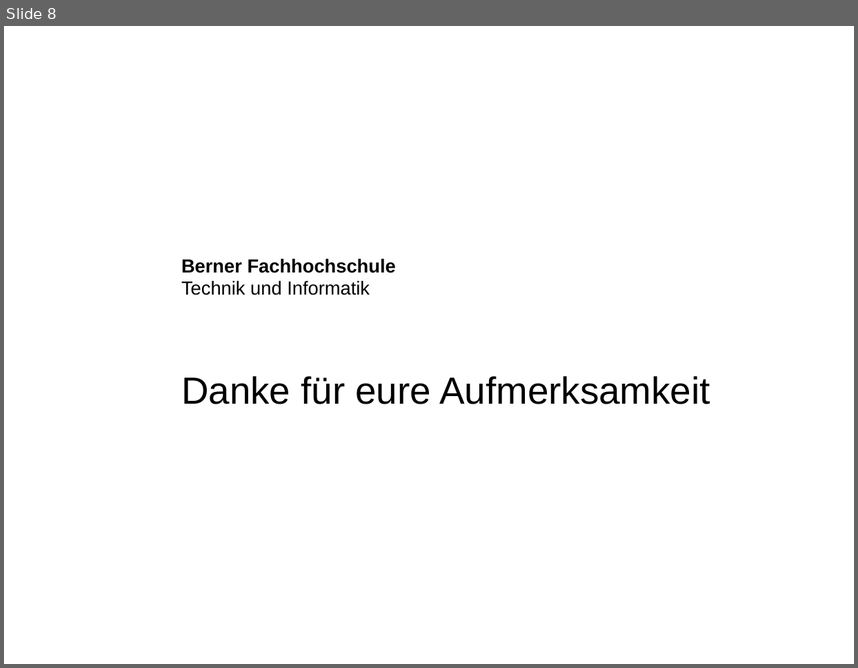
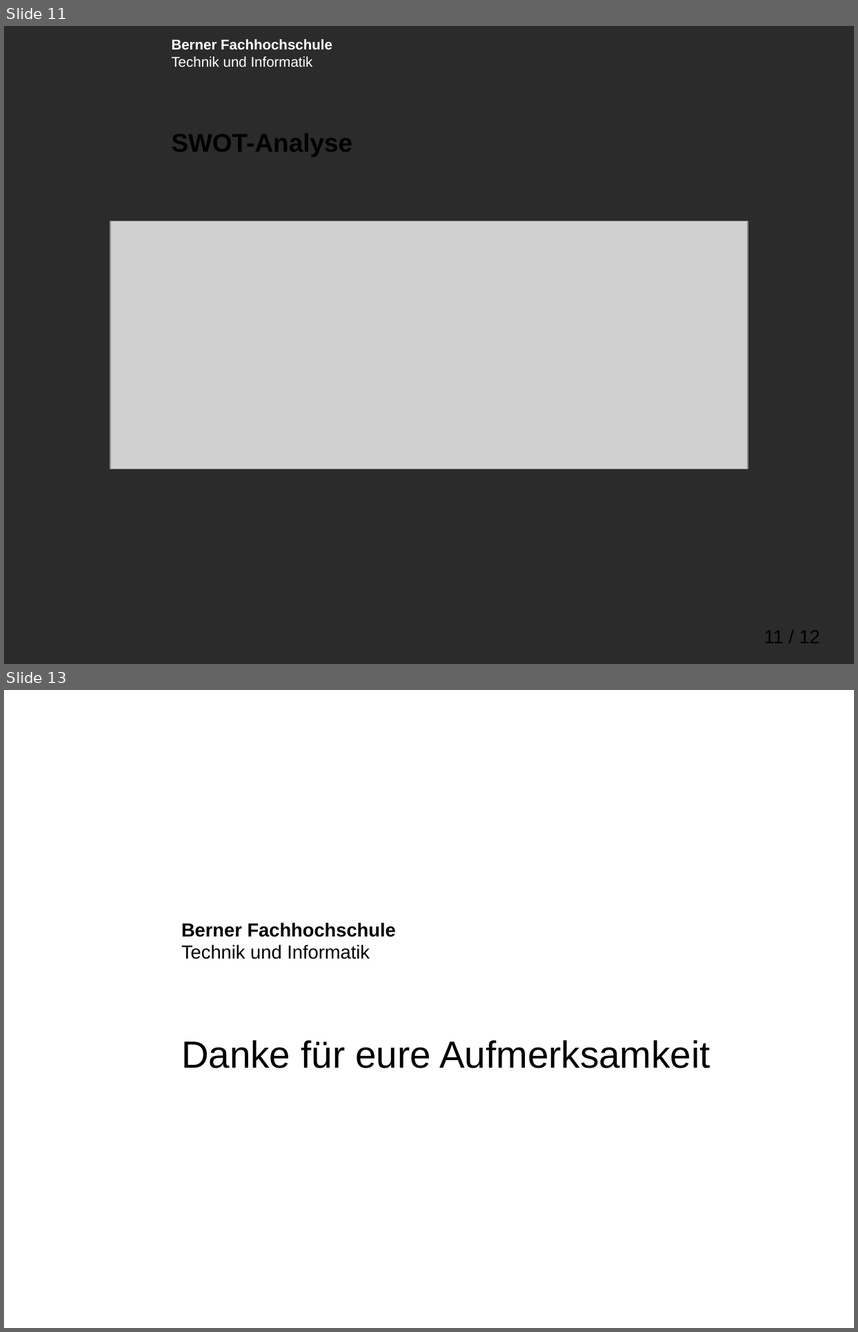
Before and after one commit to martinmoserswiss/LBSSwitzerland, a slide deck: Präsentation/Praesentation_LBS_in_Switzerland.pptx. Shown one above the other, each under a label of ours: slide 8 before the commit, slides 11 and 13 after it; the slides between them are not shown. The pictures are 858x668 and 858x1332 pixels, drawn with LibreOffice and Linux fonts; fonts in the diff are those of the drawing; grey boxes stand for pictures; background and template pictures are left out; a plain dark background stands for a picture behind light text. Boxes give left, top, right and bottom in pixels: in the first picture for what was removed or moved away, otherwise in the second. Text is boxed around its words. In the diff, an @@ line names an element or a change of style, - is before the commit and + after.

```diff
--- a/Präsentation/Praesentation_LBS_in_Switzerland.pptx
+++ b/Präsentation/Praesentation_LBS_in_Switzerland.pptx
@@ slide 11 added at (x1=4, y1=26, x2=854, y2=664), background picture (left out) @@
@@ text added at (x1=172, y1=39, x2=332, y2=67), 12 pt, text #FFFFFF, bold @@
+Berner Fachhochschule
+Technik und Informatik
@@ title added at (x1=172, y1=134, x2=353, y2=156), 21.6 pt, text #000000, bold @@
+SWOT-Analyse
@@ picture added at (x1=110, y1=221, x2=748, y2=468) @@
@@ page number added at (x1=764, y1=630, x2=820, y2=643), 16 pt, text #000000 @@
+11 / 12
@@ what was slide 8 is now slide 13 @@
```
Also in this commit, not shown: 5 slides changed, 7 other slides added, 3 slides removed, 3 other files.
